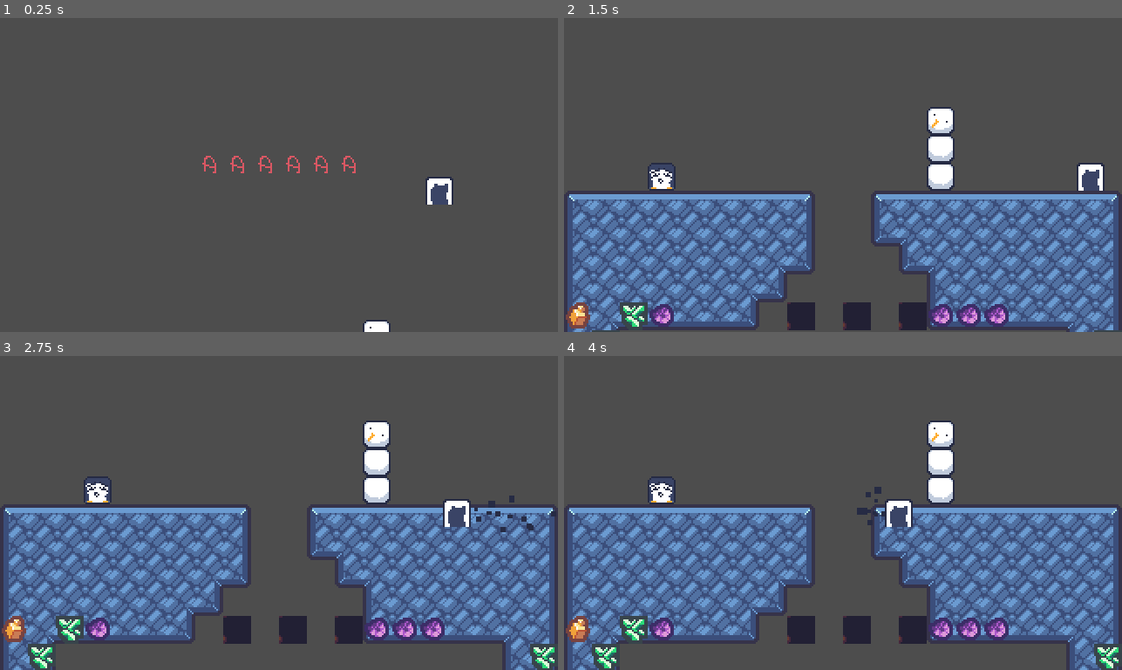
Above: before the commit, frames 1-4 (two rows, left to right).
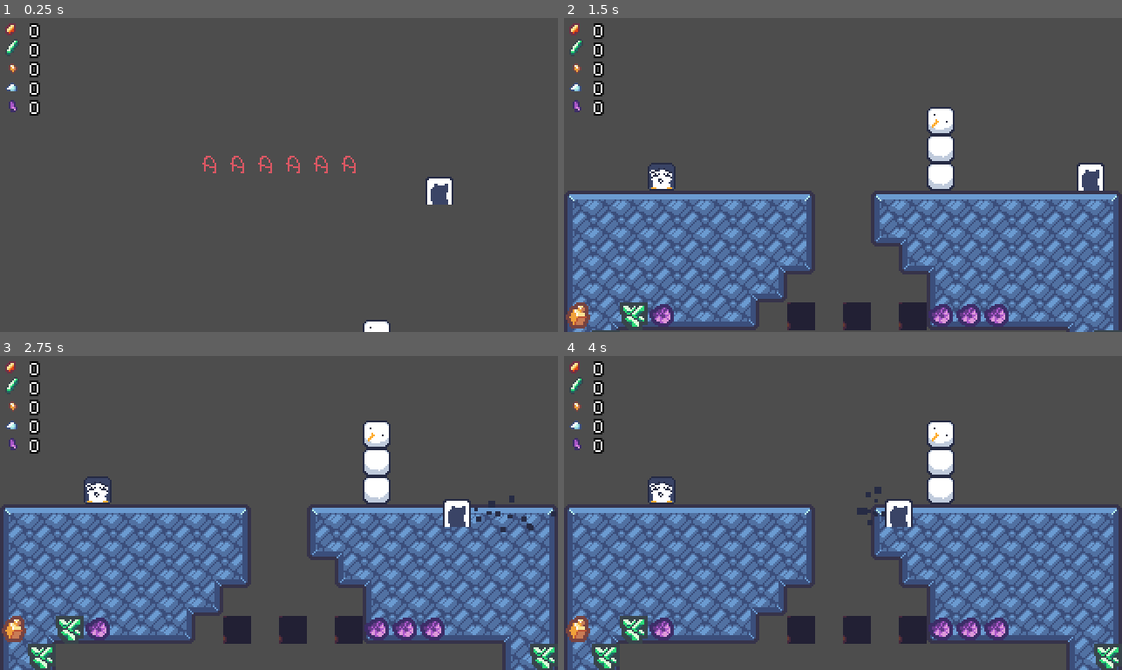
Above: after the commit, the same moments.

Repository: Ninesliced/ludumdare-57
Game: Godot game, scene res://scenes/main.tscn
The game is run twice, just before and just after one commit, with the same random seed, the same clock (stepped at 60 frames per second) and the same inputs. The engine's default icon, where the game draws it, is replaced by a stand-in: a white triangle on a blue panel in a dark square.
Inputs (mouse positions are in pixels of both pictures, inside the frame that each line leads up to):
- Up to frame 1 (0.25 s): no input
- Up to frame 2 (1.5 s): move the mouse to (965, 159) at 0.52 s; hold D (right) 0.53-1.25 s; tap J (burrow) at 0.6 s; click (965, 159) at 0.67 s; tap Space (jump) at 0.77 s; drag from (731, 190) to (999, 325) at 1.27 s
- Up to frame 3 (2.75 s): tap Enter at 2 s; move the mouse to (334, 443) at 2.02 s; hold A (left) from 2.03 s (still down); tap J (burrow) at 2.1 s
- Up to frame 4 (4 s): release A (left) at 2.75 s; drag from (815, 575) to (999, 629) at 2.77 s; move the mouse to (1010, 560) at 3.52 s; hold D (right) from 3.53 s (still down); tap J (burrow) at 3.6 s; tap Space (jump) at 3.77 s

The runs differ from the first frame. In frame 1, 0.7% of the frame differs, in the area x 0-8%, y 1-32%; in frame 2, 0.7%; in frame 3, 0.7%; in frame 4, 0.7%.

Commit message:
ADD inventory

Diff:
--- a/scenes/inventory/inventory.gd
+++ b/scenes/inventory/inventory.gd
@@ -1,6 +1,8 @@
 extends Resource
 class_name Inventory
 const NB_MINERAL = 5
+
+signal inventory_changed
 
 enum Minerals
 {
@@ -18,3 +20,20 @@
     Minerals.DIAMOND: 0,
     Minerals.AMETHYST: 0
 }
+
+func add_mineral(mineral: Minerals, amount: int) -> void:
+    if mineral in minerals:
+        minerals[mineral] += amount
+        emit_signal("inventory_changed")
+    else:
+        push_error("Invalid mineral type.")
+
+func remove_mineral(mineral: Minerals, amount: int) -> void:
+    if mineral in minerals:
+        if minerals[mineral] >= amount:
+            minerals[mineral] -= amount
+            emit_signal("inventory_changed")
+        else:
+            push_error("Not enough minerals to remove.")
+    else:
+        push_error("Invalid mineral type.")
--- /dev/null
+++ b/scenes/ui/icon_text.gd
@@ -0,0 +1,15 @@
+extends HBoxContainer
+
+@onready var texture_rect: TextureRect = %TextureRect
+@onready var label: RichTextLabel = %Label
+
+
+func set_icon_text(icon: Texture2D, text: String) -> void:
+    texture_rect.texture = icon
+    label.text = text
+
+func change_icon(icon: Texture2D) -> void:
+    texture_rect.texture = icon
+
+func change_text(text: String) -> void:
+    label.text = text
--- a/scenes/ui/icon_text.tscn
+++ b/scenes/ui/icon_text.tscn
@@ -1,28 +1,32 @@
-[gd_scene load_steps=3 format=3 uid="uid://3x037kudxk1e"]
+[gd_scene load_steps=4 format=3 uid="uid://3x037kudxk1e"]
 
 [ext_resource type="Texture2D" uid="uid://ccs8xg63h2p2y" path="res://assets/images/particle/topaz.png" id="1_bsp1p"]
+[ext_resource type="Script" uid="uid://dt2yx8d6swe5v" path="res://scenes/ui/icon_text.gd" id="1_m4781"]
 [ext_resource type="Theme" uid="uid://bfd2o5adnhq4h" path="res://assets/theme.tres" id="2_q86e8"]
 
 [node name="IconText" type="HBoxContainer"]
 offset_right = 69.0
 offset_bottom = 8.0
-theme_override_constants/separation = 2
+script = ExtResource("1_m4781")
 
 [node name="TextureRect" type="TextureRect" parent="."]
+unique_name_in_owner = true
 custom_minimum_size = Vector2(8, 8)
 layout_mode = 2
 texture = ExtResource("1_bsp1p")
 expand_mode = 3
 stretch_mode = 3
 
-[node name="Ruby" type="RichTextLabel" parent="."]
+[node name="Label" type="RichTextLabel" parent="."]
 unique_name_in_owner = true
 layout_mode = 2
 size_flags_horizontal = 3
 size_flags_vertical = 3
 size_flags_stretch_ratio = 0.1
 theme = ExtResource("2_q86e8")
-text = "test"
+theme_override_colors/font_outline_color = Color(0, 0, 0, 1)
+theme_override_constants/outline_size = 4
+text = " test"
 fit_content = true
 scroll_active = false
 shortcut_keys_enabled = false
--- /dev/null
+++ b/scenes/ui/in_game/in_game_ui.gd
@@ -0,0 +1,22 @@
+extends CanvasLayer
+
+var player : Player
+
+func _ready():
+	var players = get_tree().get_nodes_in_group("player")
+	if players.size() == 0:
+		return
+	player = players[0]
+	var inventory = player.inventory as Inventory
+	update_text_icon()
+	inventory.inventory_changed.connect(update_text_icon)
+
+func update_text_icon():
+	var inventory = player.inventory as Inventory
+	var minerals = inventory.minerals
+
+	%Ruby.set_icon_text(Global.minerals_icon[Inventory.Minerals.RUBY], "0")
+	%Emerald.set_icon_text(Global.minerals_icon[Inventory.Minerals.EMERALD], "0")
+	%Topaz.set_icon_text(Global.minerals_icon[Inventory.Minerals.TOPAZ], "0")
+	%Diamond.set_icon_text(Global.minerals_icon[Inventory.Minerals.DIAMOND], "0")
+	%Amethyst.set_icon_text(Global.minerals_icon[Inventory.Minerals.AMETHYST], "0")
--- a/scenes/ui/in_game/in_game_ui.tscn
+++ b/scenes/ui/in_game/in_game_ui.tscn
@@ -1,8 +1,10 @@
-[gd_scene load_steps=2 format=3 uid="uid://cxld2nuk7e0iq"]
+[gd_scene load_steps=3 format=3 uid="uid://cxld2nuk7e0iq"]
 
+[ext_resource type="Script" uid="uid://yala8kkerjl1" path="res://scenes/ui/in_game/in_game_ui.gd" id="1_4v0rk"]
 [ext_resource type="PackedScene" uid="uid://3x037kudxk1e" path="res://scenes/ui/icon_text.tscn" id="1_5dmfb"]
 
 [node name="InGameUi" type="CanvasLayer"]
+script = ExtResource("1_4v0rk")
 
 [node name="HBoxContainer" type="HBoxContainer" parent="."]
 anchors_preset = 15
@@ -16,6 +18,26 @@
 size_flags_horizontal = 3
 theme_override_constants/separation = -2
 
+[node name="Ruby" parent="HBoxContainer/Left" instance=ExtResource("1_5dmfb")]
+unique_name_in_owner = true
+layout_mode = 2
+
+[node name="Emerald" parent="HBoxContainer/Left" instance=ExtResource("1_5dmfb")]
+unique_name_in_owner = true
+layout_mode = 2
+
+[node name="Topaz" parent="HBoxContainer/Left" instance=ExtResource("1_5dmfb")]
+unique_name_in_owner = true
+layout_mode = 2
+
+[node name="Diamond" parent="HBoxContainer/Left" instance=ExtResource("1_5dmfb")]
+unique_name_in_owner = true
+layout_mode = 2
+
+[node name="Amethyst" parent="HBoxContainer/Left" instance=ExtResource("1_5dmfb")]
+unique_name_in_owner = true
+layout_mode = 2
+
 [node name="Mid" type="VBoxContainer" parent="HBoxContainer"]
 layout_mode = 2
 size_flags_horizontal = 3
Not shown, added: scenes/ui/icon_text.gd.uid
Not shown, added: scenes/ui/in_game/in_game_ui.gd.uid
